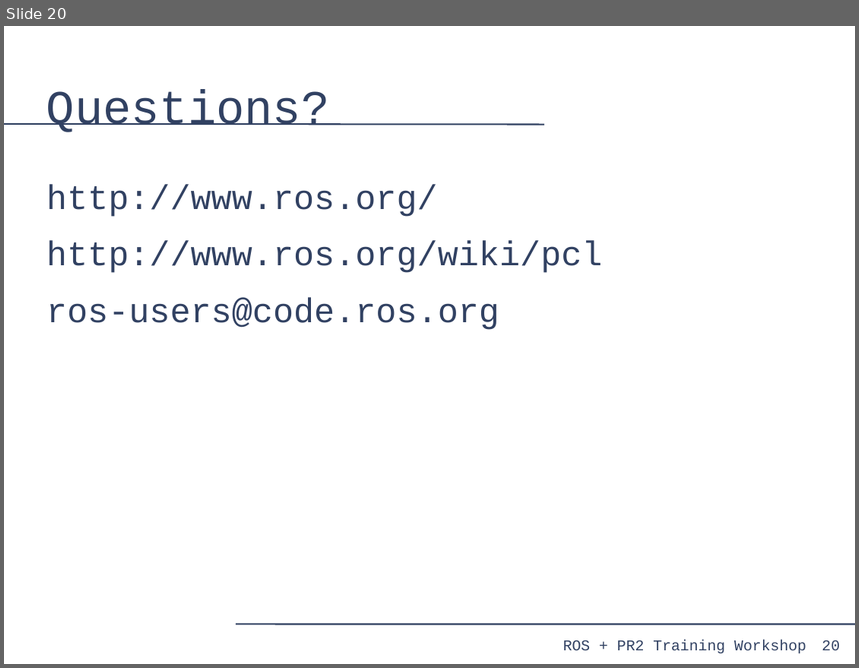
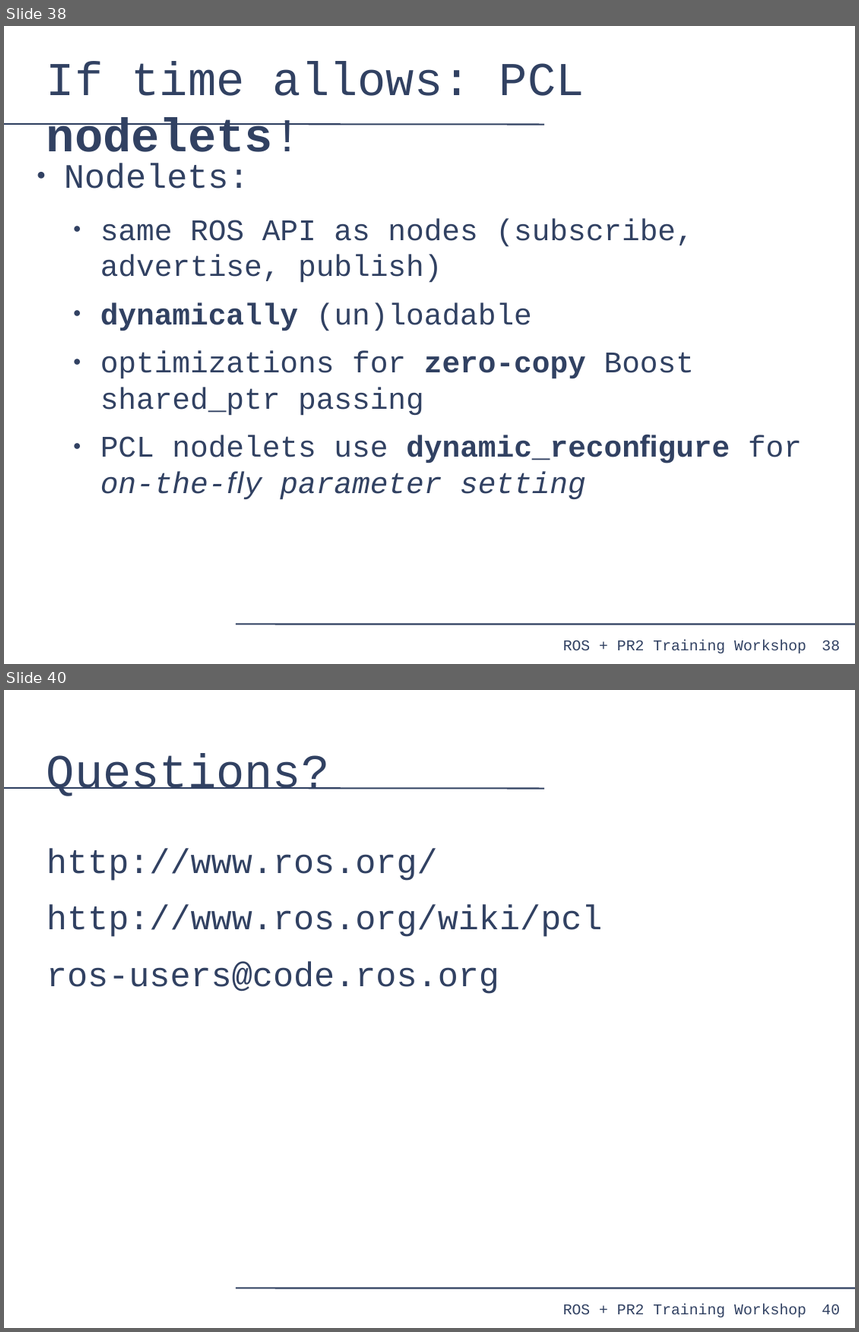
Before and after one commit to PR2/pr2_docs, a slide deck: pr2_training_workshop/processing_laser_data/slides.odp. Shown one above the other, each under a label of ours: slide 20 before the commit, slides 38 and 40 after it; the slides between them are not shown. The pictures are 859x668 and 859x1332 pixels, drawn with LibreOffice and Linux fonts; fonts in the diff are those of the drawing. Boxes give left, top, right and bottom in pixels: in the first picture for what was removed or moved away, otherwise in the second. Text is boxed around its words. In the diff, an @@ line names an element or a change of style, - is before the commit and + after.

```diff
--- a/pr2_training_workshop/processing_laser_data/slides.odp
+++ b/pr2_training_workshop/processing_laser_data/slides.odp
@@ slide 38 added at [4,26,855,664], background #FFFFFF; not listed: 4 template elements that a slide beside it also shows @@
@@ title added at [47,62,585,164], 44 pt, text #314162 @@
+If time allows: PCL nodelets!
@@ text added at [64,164,802,500], 28 pt, text #314162 @@
+● Nodelets:
+  ● same ROS API as nodes (subscribe, advertise, publish)
+  ● dynamically (un)loadable
+  ● optimizations for zero-copy Boost shared_ptr passing
+  ● PCL nodelets use dynamic_reconﬁgure for on-the-ﬂy parameter setting
@@ what was slide 20 is now slide 40 @@
@@ page number at [822,1305,840,1315]: text changed @@
-20
+40
```
Also in this commit, not shown: 6 slides changed, 19 other slides added.
